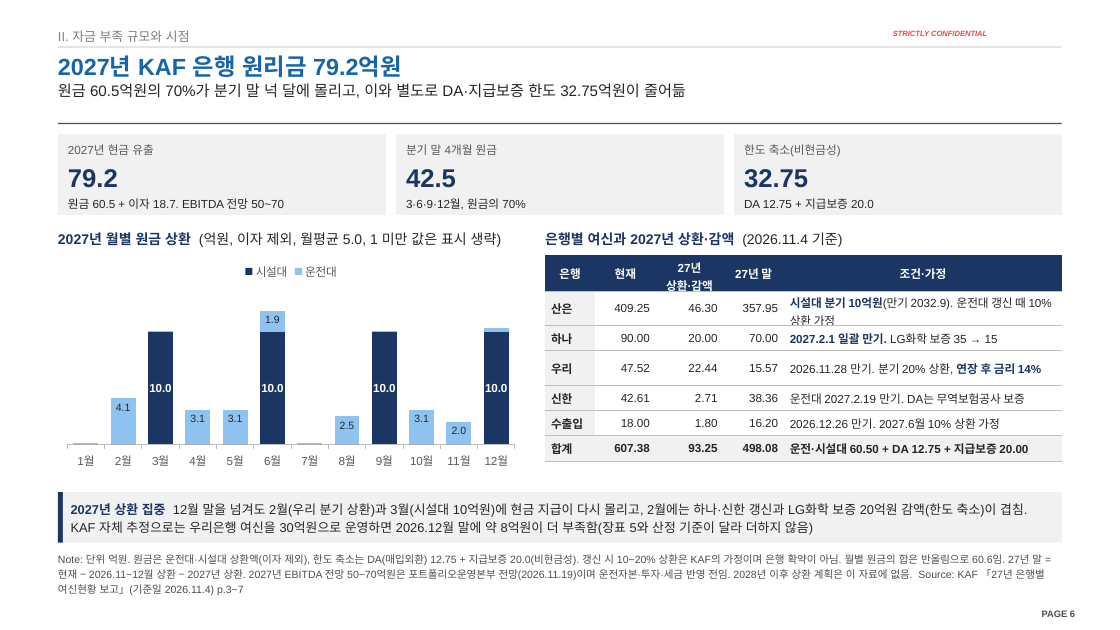
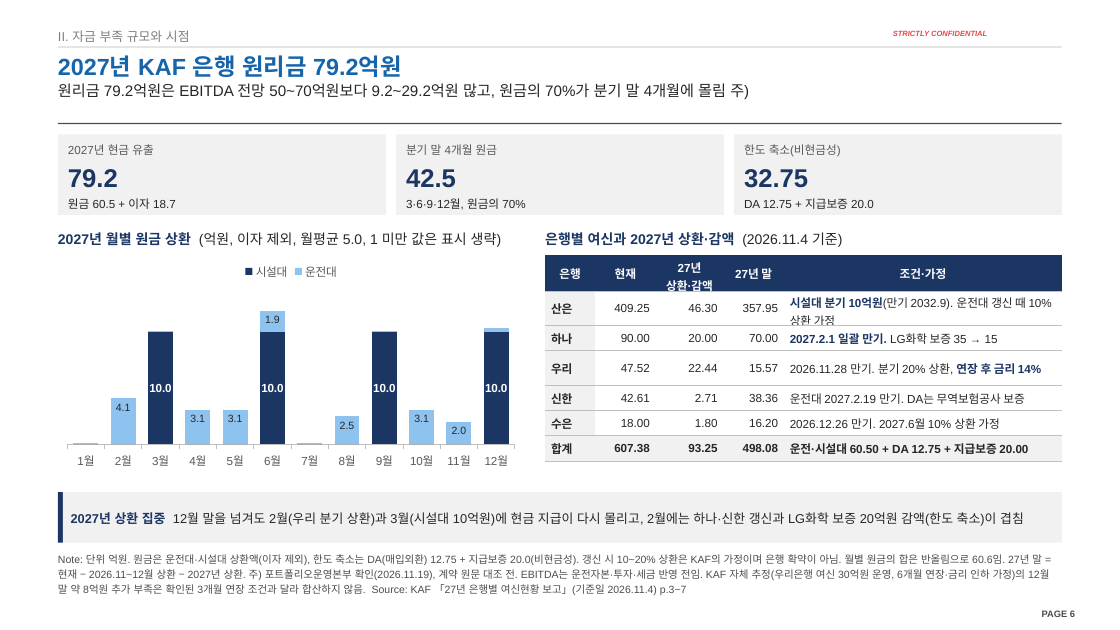
Before and after one commit to jogyesung/GS-Secretary, a slide deck: slide 6 of outputs/CIP_KAF_솔리드_자금조달차질_시나리오_20261118.pptx. Drawn at 1120x630 pixels with LibreOffice and Linux fonts; fonts in the diff are those of the drawing; background and template pictures are left out. Boxes give left, top, right and bottom in pixels: in the first picture for what was removed or moved away, otherwise in the second. Text is boxed around its words. In the diff, an @@ line names an element or a change of style, - is before the commit and + after.

```diff
--- a/outputs/CIP_KAF_솔리드_자금조달차질_시나리오_20261118.pptx
+++ b/outputs/CIP_KAF_솔리드_자금조달차질_시나리오_20261118.pptx
@@ text at bbox=[58, 83, 749, 99]: text changed @@
-원금 60.5억원의 70%가 분기 말 넉 달에 몰리고, 이와 별도로 DA·지급보증 한도 32.75억원이 줄어듦
+원리금 79.2억원은 EBITDA 전망 50~70억원보다 9.2~29.2억원 많고, 원금의 70%가 분기 말 4개월에 몰림 주)
@@ text at bbox=[68, 198, 176, 209]: text changed @@
-원금 60.5 + 이자 18.7. EBITDA 전망 50~70
+원금 60.5 + 이자 18.7
@@ table at bbox=[545, 255, 1062, 458] @@
-row 6, column 1: 수출입
+row 6, column 1: 수은
@@ text in rectangle at bbox=[71, 512, 1024, 526]: text changed @@
-2027년 상환 집중 12월 말을 넘겨도 2월(우리 분기 상환)과 3월(시설대 10억원)에 현금 지급이 다시 몰리고, 2월에는 하나·신한 갱신과 LG화학 보증 20억원 감액(한도 축소)이 겹침. KAF 자체 추정으로는 우리은행 여신을 30억원으로 운영하면 2026.12월 말에 약 8억원이 더 부족함(장표 5와 산정 기준이 달라 더하지 않음)
+2027년 상환 집중 12월 말을 넘겨도 2월(우리 분기 상환)과 3월(시설대 10억원)에 현금 지급이 다시 몰리고, 2월에는 하나·신한 갱신과 LG화학 보증 20억원 감액(한도 축소)이 겹침
@@ text at bbox=[58, 554, 1049, 595]: text changed @@
-Note: 단위 억원. 원금은 운전대·시설대 상환액(이자 제외), 한도 축소는 DA(매입외환) 12.75 + 지급보증 20.0(비현금성). 갱신 시 10~20% 상환은 KAF의 가정이며 은행 확약이 아님. 월별 원금의 합은 반올림으로 60.6임. 27년 말 = 현재 − 2026.11~12월 상환 − 2027년 상환. 2027년 EBITDA 전망 50~70억원은 포트폴리오운영본부 전망(2026.11.19)이며 운전자본·투자·세금 반영 전임. 2028년 이후 상환 계획은 이 자료에 없음. Source: KAF 「27년 은행별 여신현황 보고」(기준일 2026.11.4) p.3~7
+Note: 단위 억원. 원금은 운전대·시설대 상환액(이자 제외), 한도 축소는 DA(매입외환) 12.75 + 지급보증 20.0(비현금성). 갱신 시 10~20% 상환은 KAF의 가정이며 은행 확약이 아님. 월별 원금의 합은 반올림으로 60.6임. 27년 말 = 현재 − 2026.11~12월 상환 − 2027년 상환. 주) 포트폴리오운영본부 확인(2026.11.19), 계약 원문 대조 전. EBITDA는 운전자본·투자·세금 반영 전임. KAF 자체 추정(우리은행 여신 30억원 운영, 6개월 연장·금리 인하 가정)의 12월 말 약 8억원 추가 부족은 확인된 3개월 연장 조건과 달라 합산하지 않음. Source: KAF 「27년 은행별 여신현황 보고」(기준일 2026.11.4) p.3~7
```
Also in this commit, not shown: 24 other slides changed, 1 other file.
